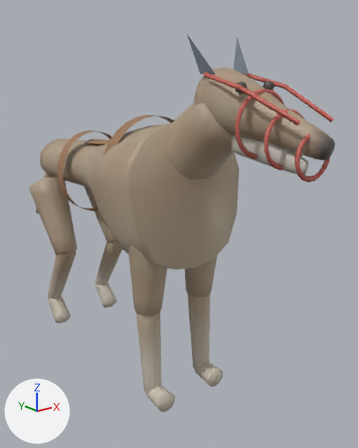
An edit to the glTF model assets/creatures/raid_hound/raid_hound.glb, drawn before and after from the same camera.
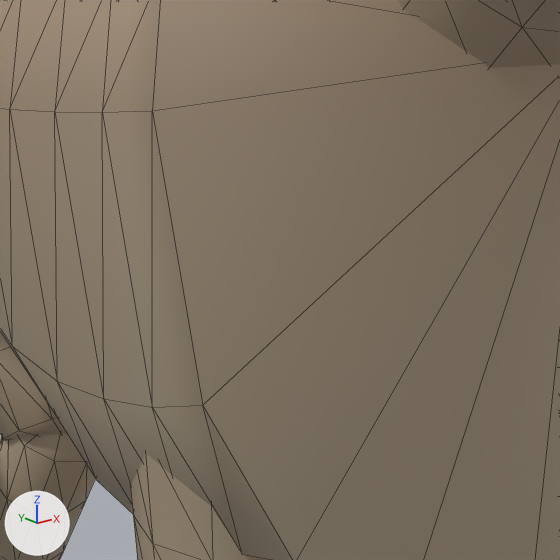
Each version is shown whole from a camera (50 mm lens) standing at (-0.952, -1.497, 1.094) and looking at (0.141, -0.13, 0.547), then close up on the part from 30% to 56% of the width and 38% to 59% of the height. Arrows for +X, +Y and +Z are at lower left; the lights stay in place. The first two pictures are the older version. The close-ups show mesh edges as thin lines. Vertices at exactly the same position are counted once.

In view in the first close-up: 'raid_hound'.
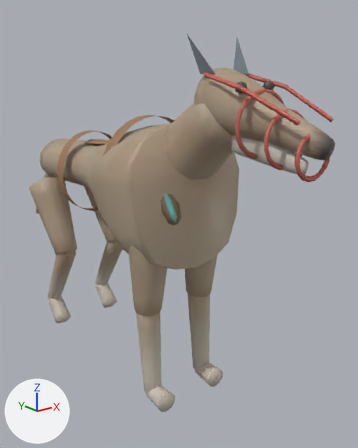
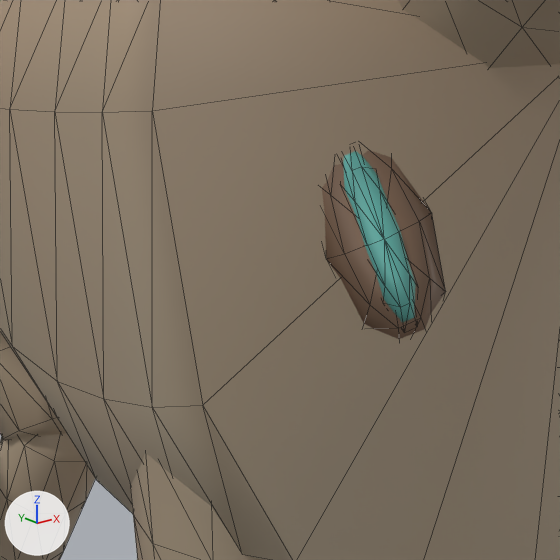
Pixel boxes [x1, y1, x2, y2] of what changed, in the close-ups (560 x 560 px):
```json
{"part": 1, "of": "me_raid_hound", "change": "added", "after": [322, 150, 446, 339], "on screen": "brown"}
{"part": 2, "of": "me_raid_hound", "change": "added", "after": [343, 151, 416, 322], "on screen": "cyan"}
```

Edits to the scene script, one JSON object a line:
```json
{"block": "me_raid_hound", "where": "# used by ob_raid_hound; location = (0.0, 0.0, 0.0)"}
{"op": "remove", "block": "me_raid_hound", "code": "me_raid_hound.from_pydata(...)  # 1894 vertices, 3542 faces; spans x -0.21..0.21, y -0.85..0.85, z 0.0..1.18"}
{"op": "add", "block": "me_raid_hound", "code": "me_raid_hound.from_pydata(...)  # 1958 vertices, 3662 faces; spans x -0.21..0.21, y -0.85..0.85, z 0.0..1.18"}
{"block": "me_raid_hound", "change": "me_raid_hound part 1: a new loose piece of 32 vertices spanning x -0.14..-0.07, y -0.41..-0.38, z 0.64..0.78, in mat_coat"}
{"block": "me_raid_hound", "change": "me_raid_hound part 2: a new loose piece of 32 vertices spanning x -0.12..-0.09, y -0.41..-0.39, z 0.66..0.76, in mat_coat"}
```
